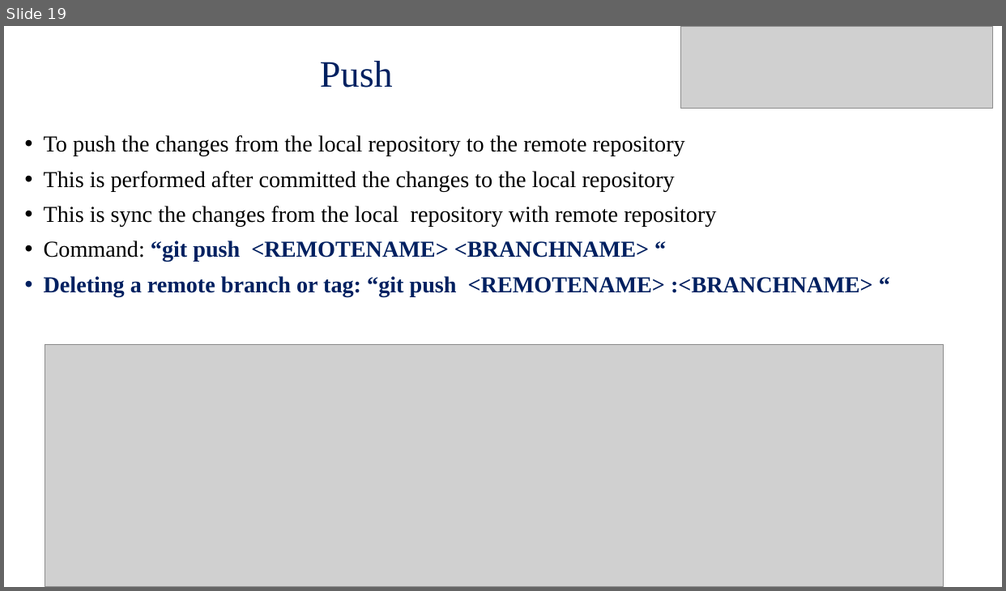
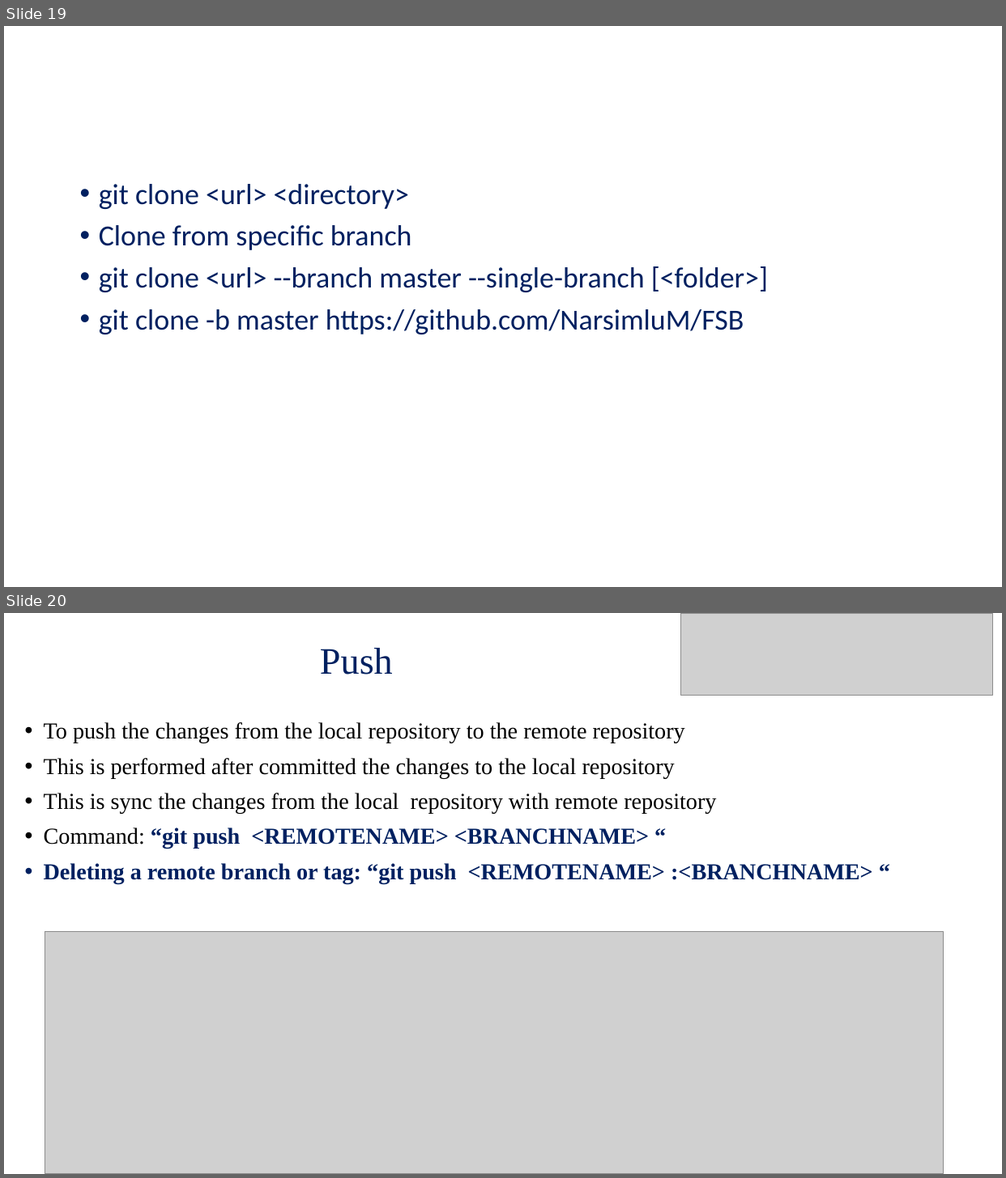
Before and after one commit to NarsimluM/FSB, a slide deck: GIT-HUB_FSB.ppt. Shown one above the other, each under a label of ours: slide 19 before the commit, slides 19 and 20 after it. The pictures are 1006x591 and 1006x1178 pixels, drawn with LibreOffice and Linux fonts; fonts in the diff are those of the drawing; grey boxes stand for pictures; background and template pictures are left out. Boxes give left, top, right and bottom in pixels: in the first picture for what was removed or moved away, otherwise in the second. Text is boxed around its words. In the diff, an @@ line names an element or a change of style, - is before the commit and + after.

```diff
--- a/GIT-HUB_FSB.ppt
+++ b/GIT-HUB_FSB.ppt
@@ slide 19 added at [4,26,1002,587], background picture (left out) @@
@@ text added at [99,184,768,335], 28 pt, text #002060 @@
+• git clone <url> <directory>
+• Clone from specific branch
+• git clone <url> --branch master --single-branch [<folder>]
+• git clone -b master https://github.com/NarsimluM/FSB
@@ what was slide 19 is now slide 20 @@
```
Also in this commit, not shown: 2 slides changed, 3 other files.
